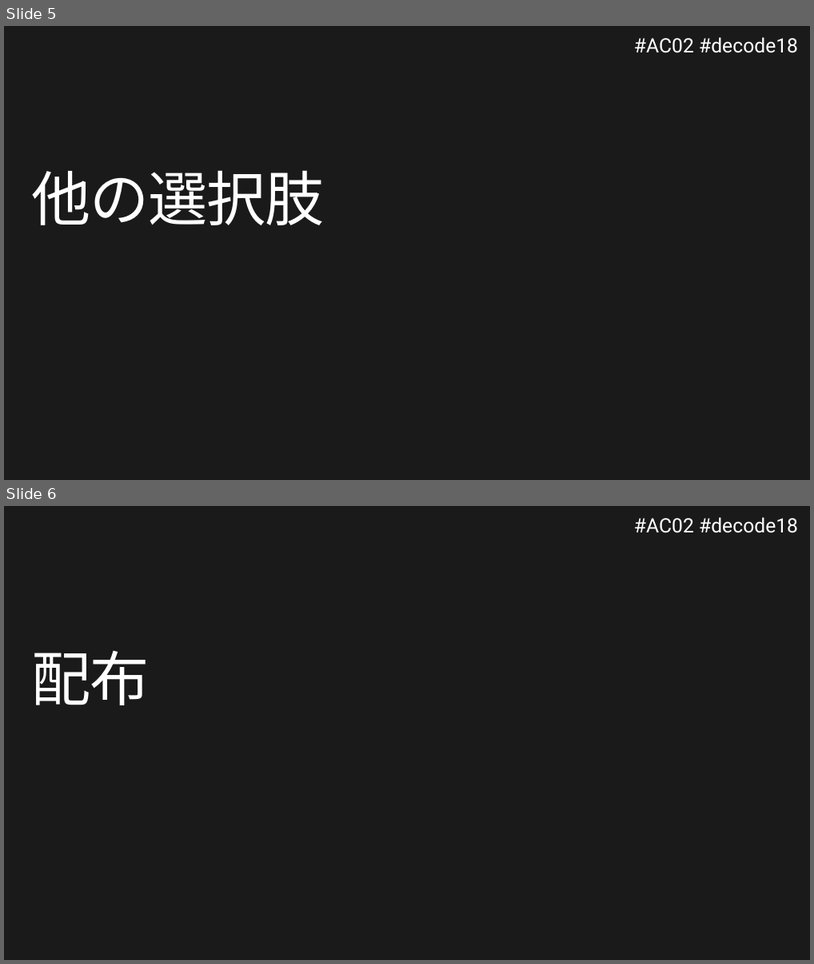
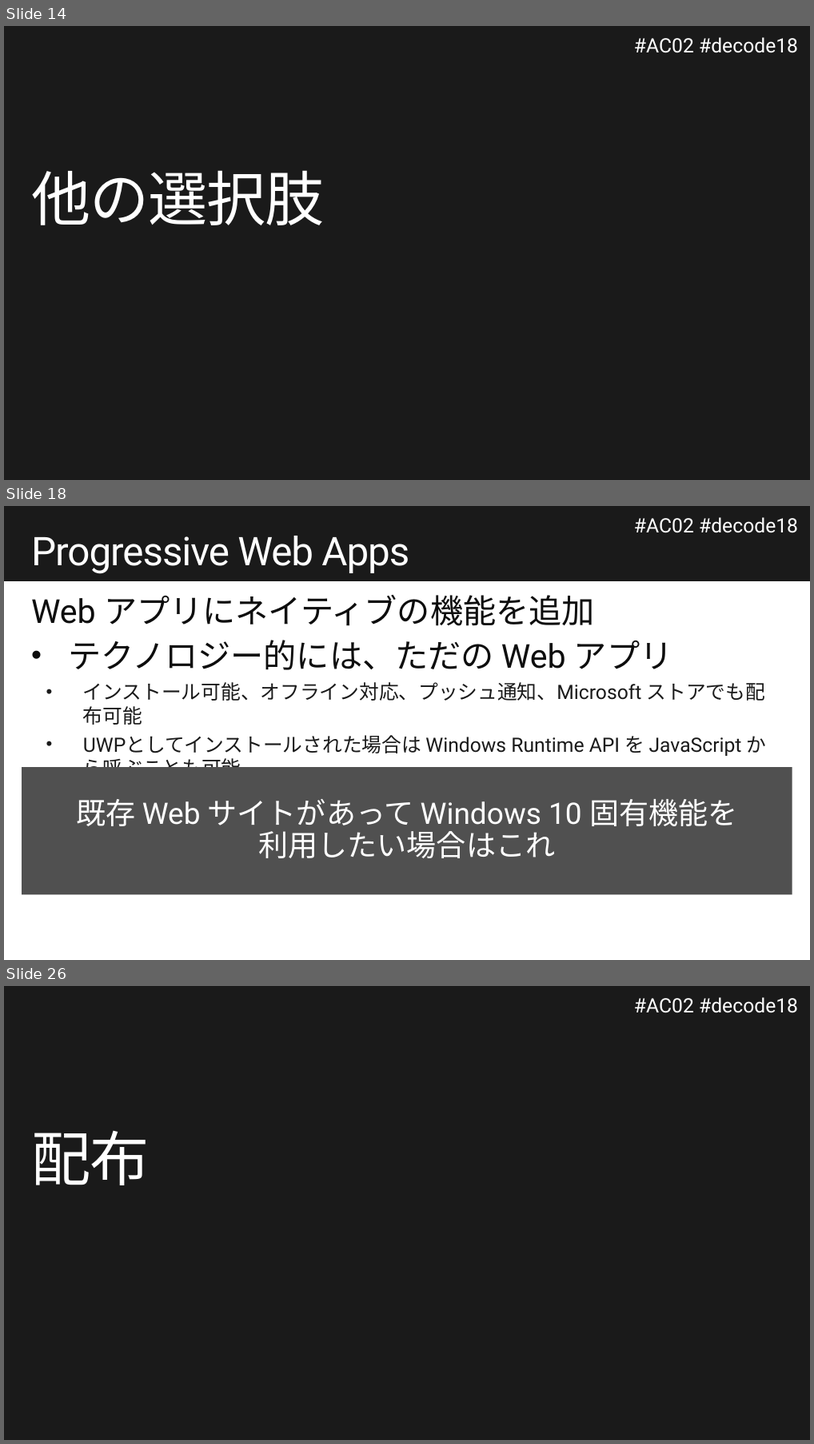
Before and after one commit to runceel/decode2018, a slide deck: docs/AC02.pptx. Shown one above the other, each under a label of ours: slides 5 and 6 before the commit, slides 14, 18 and 26 after it; the slides between them are not shown. The pictures are 814x964 and 814x1444 pixels, drawn with LibreOffice and Linux fonts; fonts in the diff are those of the drawing; background and template pictures are left out. Boxes give left, top, right and bottom in pixels: in the first picture for what was removed or moved away, otherwise in the second. Text is boxed around its words. In the diff, an @@ line names an element or a change of style, - is before the commit and + after.

```diff
--- a/docs/AC02.pptx
+++ b/docs/AC02.pptx
@@ slide 18 added at bbox=[4, 506, 810, 960], background #FFFFFF; not listed: 1 template element that a slide beside it also shows @@
@@ rectangle added at bbox=[4, 506, 810, 581], fill #1A1A1A @@
@@ text added at bbox=[634, 517, 798, 533], 24 pt, text #1A1A1A @@
+#AC02 #decode18
@@ title added at bbox=[31, 536, 410, 574], 48 pt, text #FFFFFF @@
+Progressive Web Apps
@@ text added at bbox=[31, 595, 767, 767], 24 pt, text #1A1A1A @@
+Web アプリにネイティブの機能を追加
+• テクノロジー的には、ただの Web アプリ
+    • インストール可能、オフライン対応、プッシュ通知、Microsoft ストアでも配布可能
+    • UWPとしてインストールされた場合は Windows Runtime API を JavaScript から呼ぶことも可能
@@ rectangle added at bbox=[22, 767, 793, 894], fill #505050, 36 pt, text #FFFFFF @@
+既存 Web サイトがあって Windows 10 固有機能を
+利用したい場合はこれ
@@ what was slide 5 is now slide 14 @@
@@ what was slide 6 is now slide 26 @@
```
Also in this commit, not shown: 3 slides changed, 24 other slides added, 2 slides removed.
